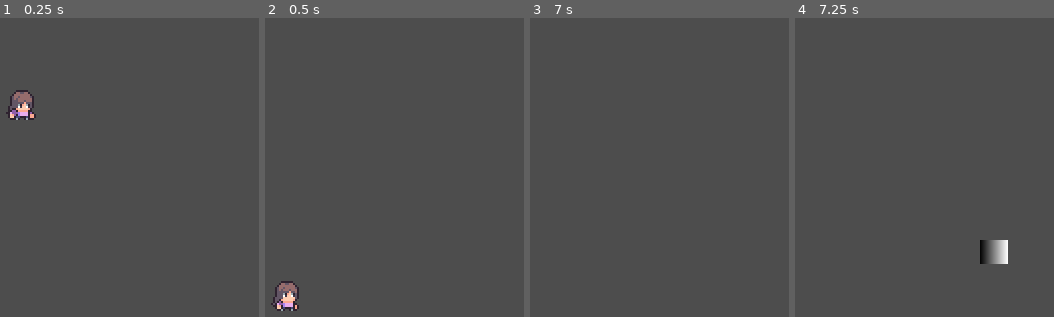
Above: before the commit, frames 1-4 (left to right).
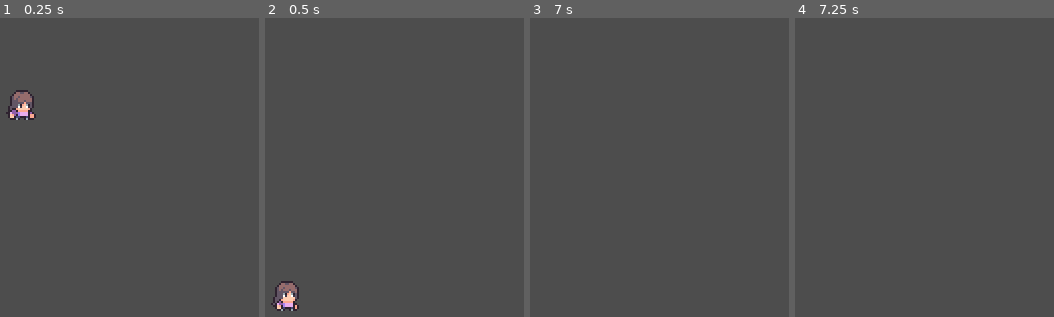
Above: after the commit, the same moments.

Repository: ajogerio/monkey-game
Game: Godot game, scene res://Scenes/player_scene.tscn
The game is run twice, just before and just after one commit, with the same random seed, the same clock (stepped at 60 frames per second) and the same inputs.
Inputs (mouse positions are in pixels of both pictures, inside the frame that each line leads up to):
- Up to frame 1 (0.25 s): no input
- Up to frame 2 (0.5 s): no input
- Up to frame 3 (7 s): move the mouse to (outside the picture) at 0.52 s; hold D (move_right) 0.53-2.03 s; click (outside the picture) at 0.6 s; tap W (jump) at 0.77, 1.52, 3.02, 3.77, 4.52, 6.02, 6.77 s; tap Enter at 1.25, 2.75, 4.25 s; move the mouse to (708, 194) at 1.27 s; click (708, 194) at 1.35 s; tap Space at 2, 3.5, 5 s; move the mouse to (outside the picture) at 2.02 s; hold A (move_left) 2.03-2.78 s; click (outside the picture) at 2.1 s; move the mouse to (outside the picture) at 2.77 s; hold D (move_right) 2.78-4.28 s; click (outside the picture) at 2.85 s; move the mouse to (outside the picture) at 3.52 s; click (outside the picture) at 3.6 s; move the mouse to (636, 98) at 4.27 s; hold A (move_left) 4.28-5.03 s; click (636, 98) at 4.35 s; move the mouse to (outside the picture) at 5.02 s; hold D (move_right) 5.03-5.78 s; click (outside the picture) at 5.1 s; move the mouse to (744, 50) at 5.77 s; hold A (move_left) from 5.78 s (still down); click (744, 50) at 5.85 s; move the mouse to (outside the picture) at 6.52 s; click (outside the picture) at 6.6 s
- Up to frame 4 (7.25 s): keep holding A (move_left)

Frames 1-3 are identical in both runs. In frame 4, 0.7% of the frame differs, in the area x 71-83%, y 74-83%.
Error after the commit: Parse Error: Expected function name after "func". (res://Scripts/cookie_bullet.gd:13)

Commit message:
feat: connected body_entered signal to bullet script

Diff:
--- a/Scripts/cookie_bullet.gd
+++ b/Scripts/cookie_bullet.gd
@@ -9,3 +9,8 @@
 	# the position vector. Unlike Character2D which has it built in and you could just do
 	# velocity = speed * direction, then move_and_slide() does the adding to position
 	position += direction * SPEED * delta
+
+func
+
+func _on_body_entered(body: Node2D) -> void:
+	pass # Replace with function body.
